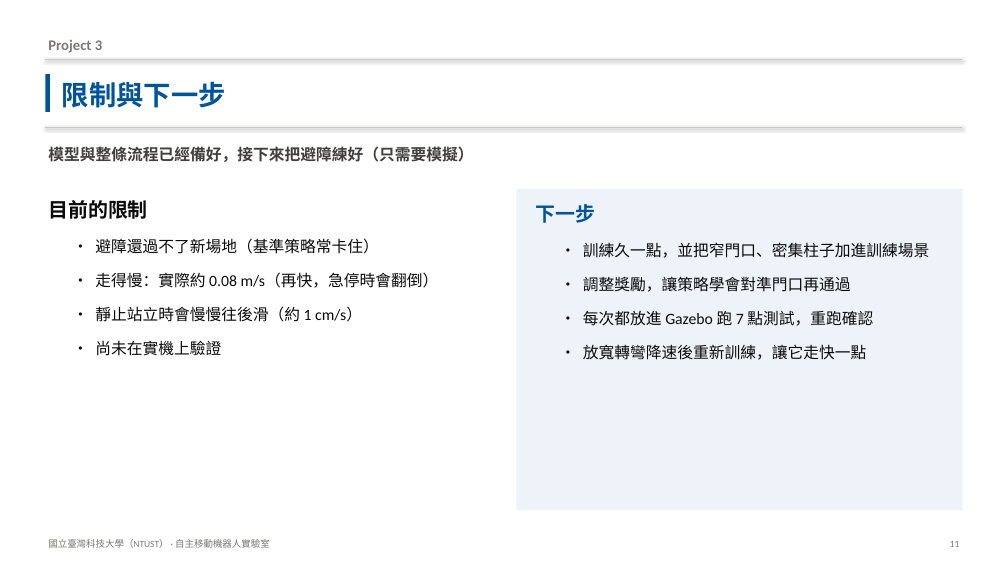
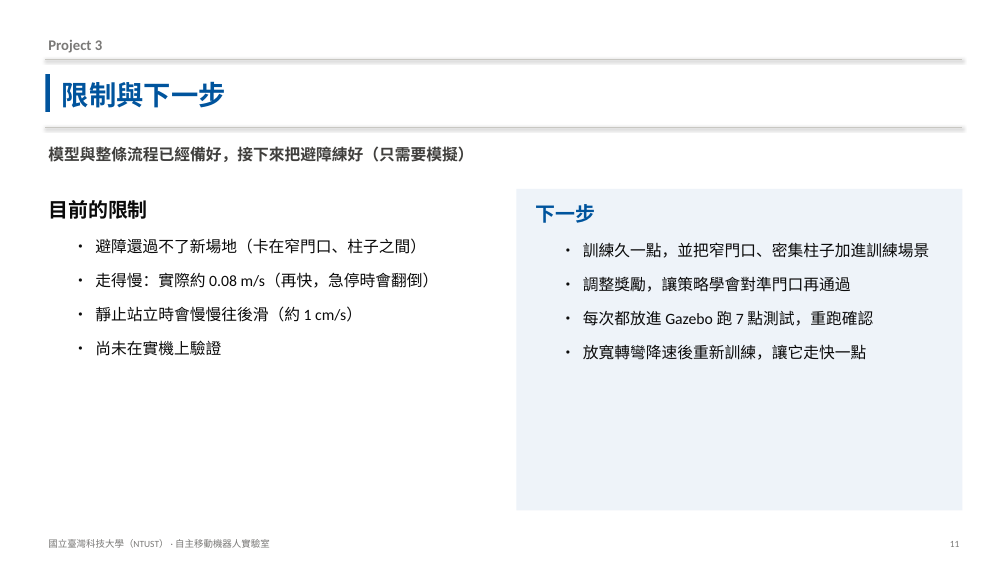
Before and after one commit to Anny1007/dogzilla-s1-sim, a slide deck: slide 11 of docs/DOGZILLA_專案簡報.pptx. Drawn at 1008x567 pixels with LibreOffice and Linux fonts; fonts in the diff are those of the drawing. Boxes give left, top, right and bottom in pixels: in the first picture for what was removed or moved away, otherwise in the second. Text is boxed around its words. In the diff, an @@ line names an element or a change of style, - is before the commit and + after.

```diff
--- a/docs/DOGZILLA_專案簡報.pptx
+++ b/docs/DOGZILLA_專案簡報.pptx
@@ text at box(95, 238, 426, 254): text changed @@
-• 避障還過不了新場地（基準策略常卡住）
+• 避障還過不了新場地（卡在窄門口、柱子之間）
```
Also in this commit, not shown: 2 other slides changed, 10 other files.
